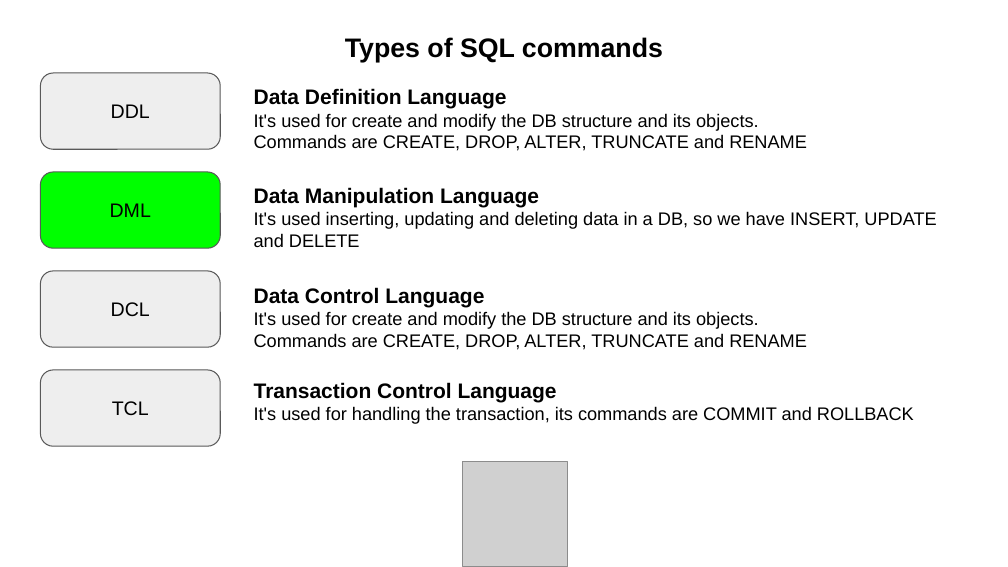
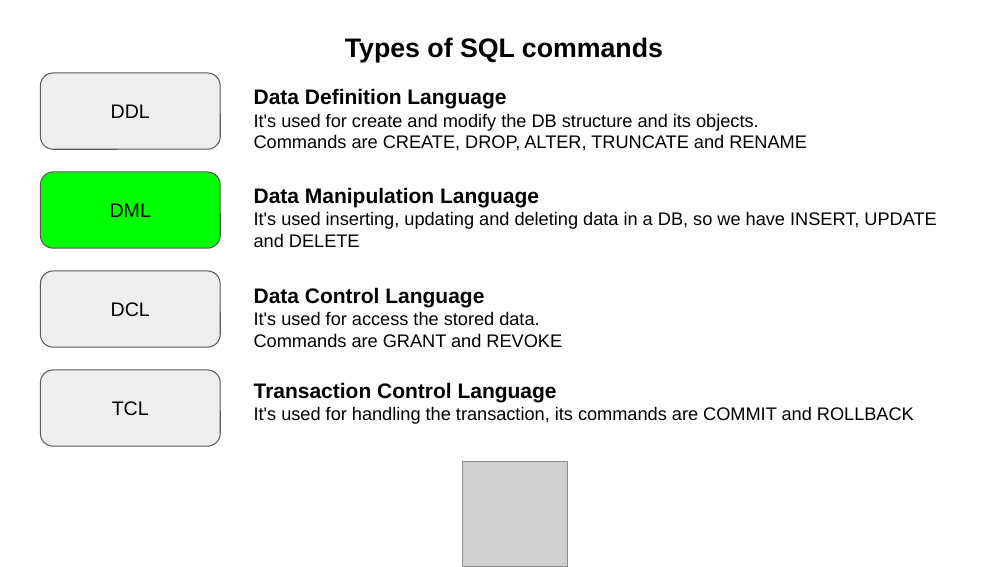
Before and after one commit to manug7/slides, a slide deck: slide 1 of sql/2 - types/DML/slide/SQL Types - DML.odp. Drawn at 1008x567 pixels with LibreOffice and Linux fonts; fonts in the diff are those of the drawing; grey boxes stand for pictures. Boxes give left, top, right and bottom in pixels: in the first picture for what was removed or moved away, otherwise in the second. Text is boxed around its words. In the diff, an @@ line names an element or a change of style, - is before the commit and + after.

```diff
--- a/sql/2 - types/DML/slide/SQL Types - DML.odp
+++ b/sql/2 - types/DML/slide/SQL Types - DML.odp
@@ text at [254,311,562,347]: text changed @@
-It's used for create and modify the DB structure and its objects.
-Commands are CREATE, DROP, ALTER, TRUNCATE and RENAME
+It's used for access the stored data.
+Commands are GRANT and REVOKE
```
Also in this commit, not shown: 2 other slides changed, 5 other files.
